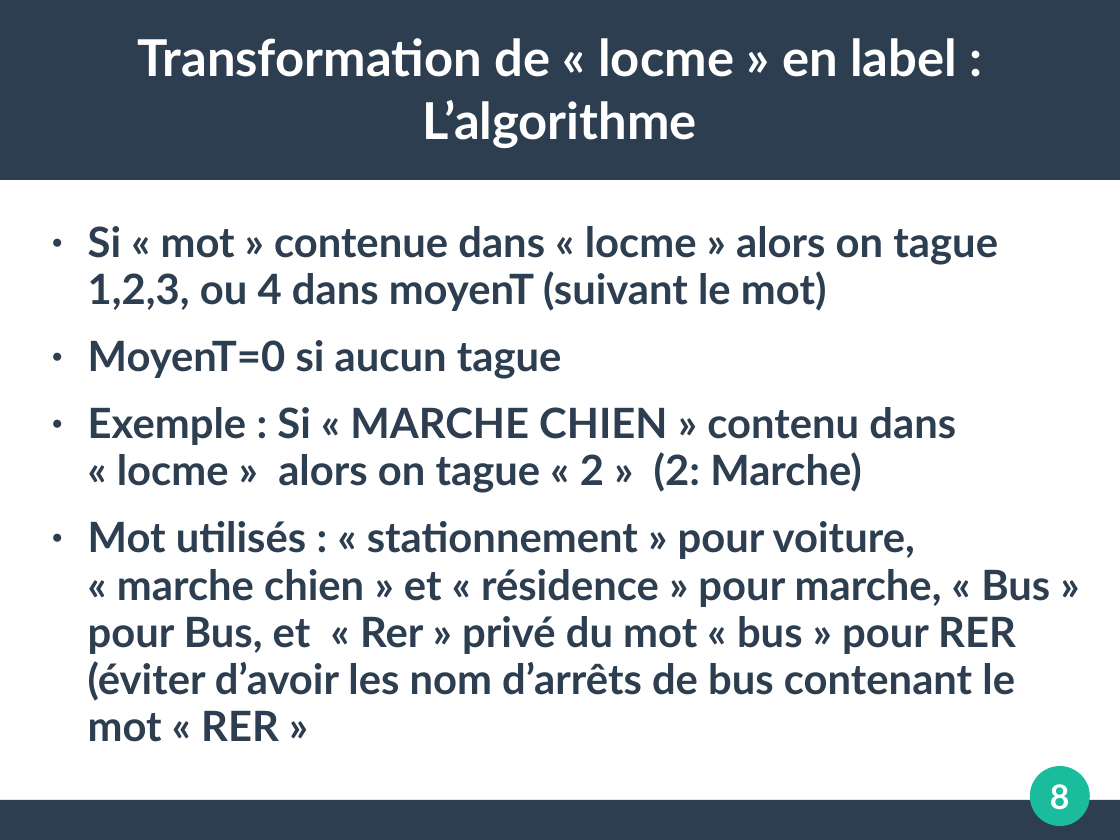
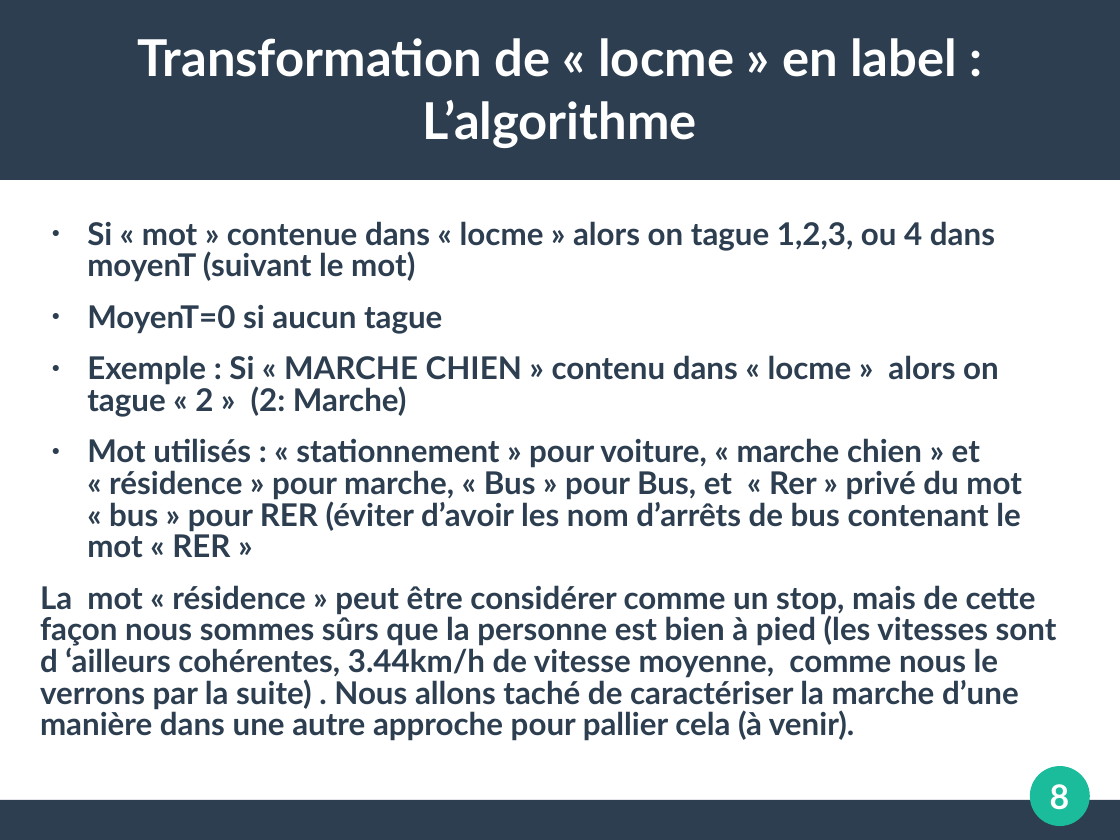
Before and after one commit to koper921/ProjetGps, a slide deck: slide 8 of Slide TER.ppt. Drawn at 1120x840 pixels with LibreOffice and Linux fonts; fonts in the diff are those of the drawing. Boxes give left, top, right and bottom in pixels: in the first picture for what was removed or moved away, otherwise in the second. Text is boxed around its words. In the diff, an @@ line names an element or a change of style, - is before the commit and + after.

Commit message:
ajout détection stop, moove dbscan+ modif sur slide

```diff
--- a/Slide TER.ppt
+++ b/Slide TER.ppt
@@ text at (87, 221, 1022, 558): size 29.6 to 22.2 pt in "Si « mot » contenue dans « ...", "MoyenT=0 si aucun tague", "Exemple : Si « MARCHE CHIEN » ...", "Mot utilisés : « stationnement » pour ..."; line spacing 0.94 to 0.84 @@
@@ text at (40, 585, 1057, 741): paragraph added @@
+La mot « résidence » peut être considérer comme un stop, mais de cette façon nous sommes sûrs que la personne est bien à pied (les vitesses sont d ‘ailleurs cohérentes, 3.44km/h de vitesse moyenne, comme nous le verrons par la suite) . Nous allons taché de caractériser la marche d’une manière dans une autre approche pour pallier cela (à venir).
```
Also in this commit, not shown: 10 other slides changed, 5 slides added, 11 other files.
